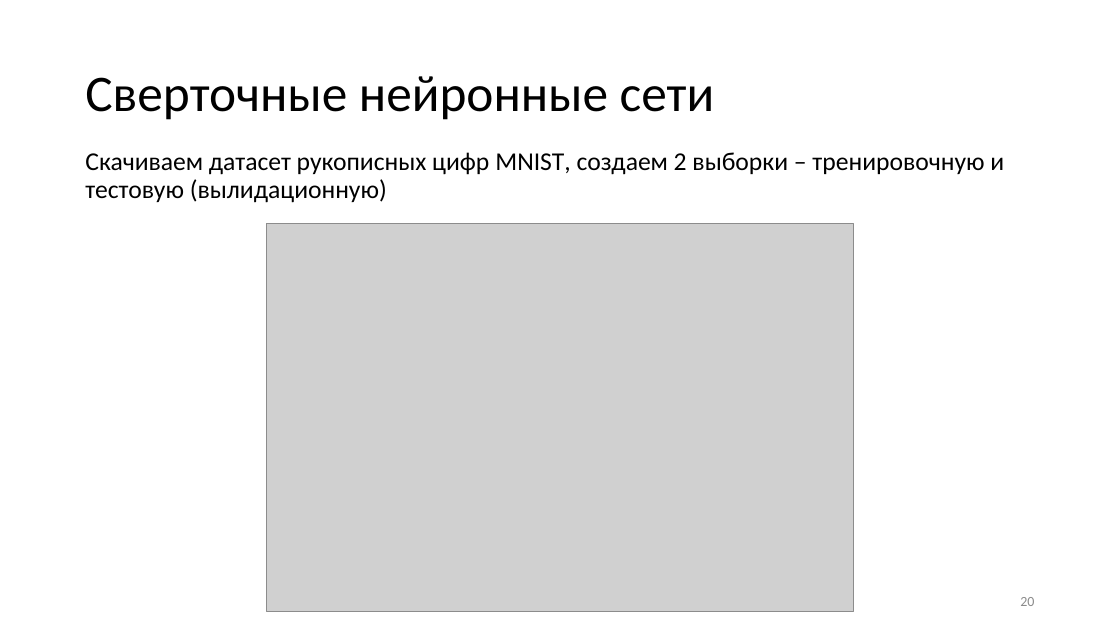
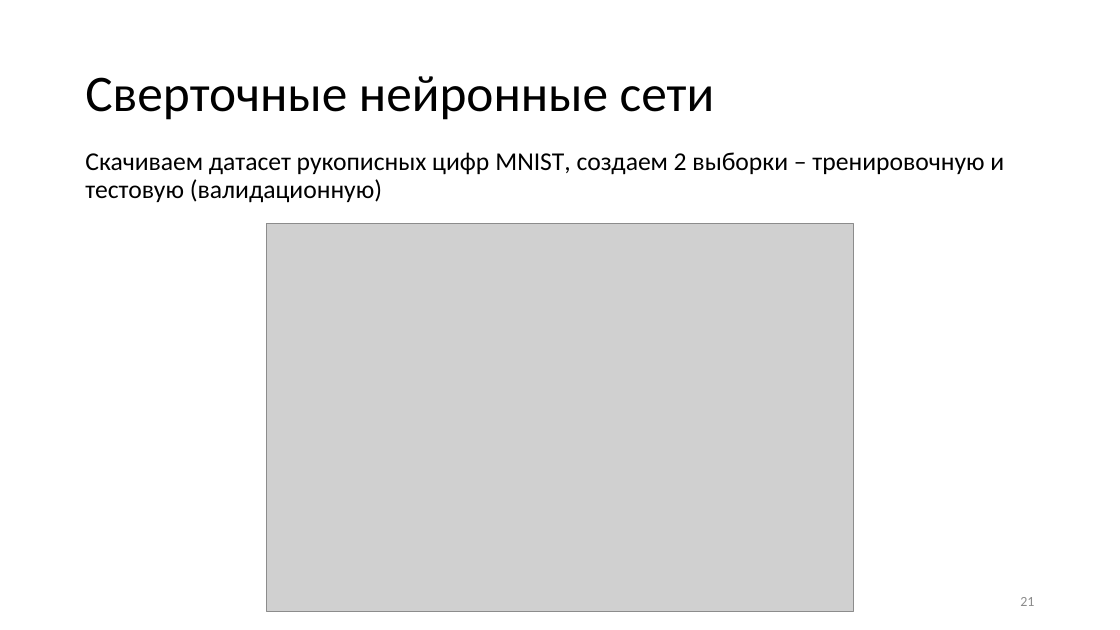
Before and after one commit to VictorAboba/Masters_lec, a slide deck: slide 21 of Lecture_2/cnn.pptx (slide 20 before the commit). Drawn at 1120x630 pixels with LibreOffice and Linux fonts; fonts in the diff are those of the drawing; grey boxes stand for pictures. Boxes give left, top, right and bottom in pixels: in the first picture for what was removed or moved away, otherwise in the second. Text is boxed around its words. In the diff, an @@ line names an element or a change of style, - is before the commit and + after.

```diff
--- a/Lecture_2/cnn.pptx
+++ b/Lecture_2/cnn.pptx
@@ text at box(85, 152, 1004, 203): text changed @@
-Скачиваем датасет рукописных цифр MNIST, создаем 2 выборки – тренировочную и тестовую (вылидационную)
+Скачиваем датасет рукописных цифр MNIST, создаем 2 выборки – тренировочную и тестовую (валидационную)
@@ page number at box(1020, 597, 1034, 606): text changed @@
-20
+21
```
Also in this commit, not shown: 5 other slides changed, 2 slides added.
